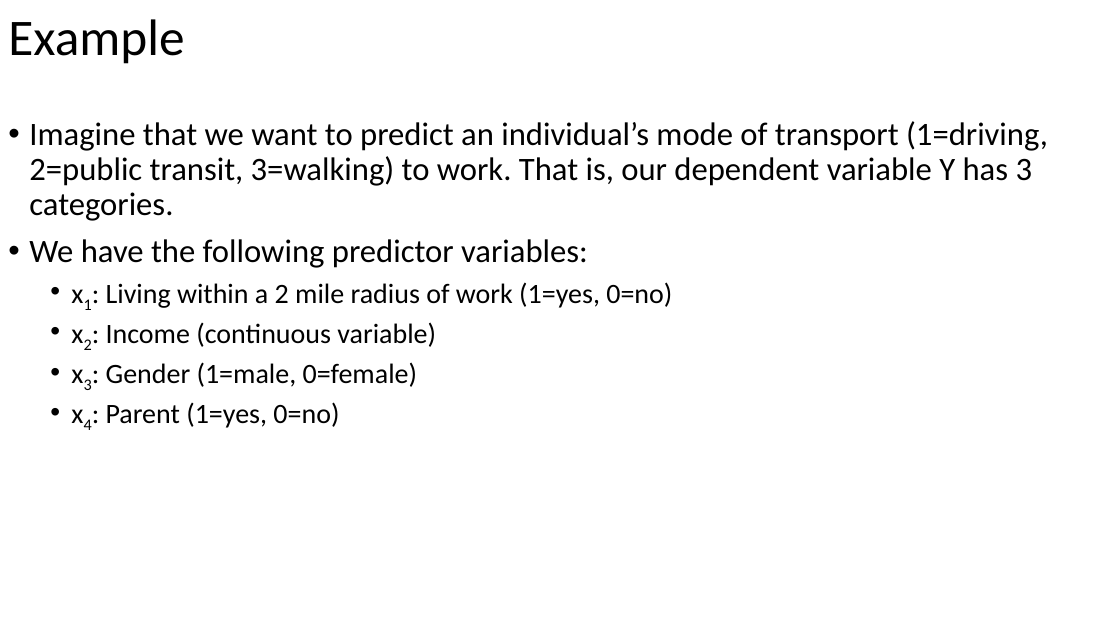
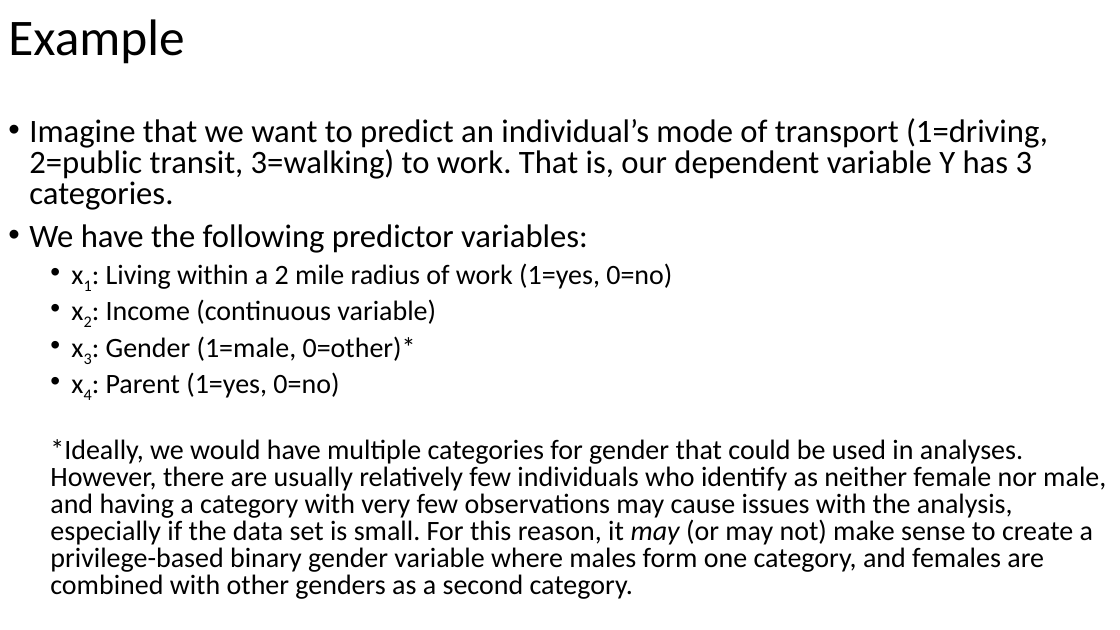
Before and after one commit to EBrusilovskiy/2023_MUSA_5000_GitHub, a slide deck: slide 59 of Class Notes/Lecture 15-17 - Logistic and Multinomial Logistic Regression.pptx. Drawn at 1120x630 pixels with LibreOffice and Linux fonts; fonts in the diff are those of the drawing. Boxes give left, top, right and bottom in pixels: in the first picture for what was removed or moved away, otherwise in the second. Text is boxed around its words. In the diff, an @@ line names an element or a change of style, - is before the commit and + after.

```diff
--- a/Class Notes/Lecture 15-17 - Logistic and Multinomial Logistic Regression.pptx
+++ b/Class Notes/Lecture 15-17 - Logistic and Multinomial Logistic Regression.pptx
@@ text at bbox=[29, 118, 1048, 398]: line spacing 0.9 to 0.8 @@
@@ text at bbox=[106, 336, 416, 361]: text changed @@
-  • x3: Gender (1=male, 0=female)
+  • x3: Gender (1=male, 0=other)*
@@ text at bbox=[50, 439, 1106, 599]: paragraph added @@
+  *Ideally, we would have multiple categories for gender that could be used in analyses. However, there are usually relatively few individuals who identify as neither female nor male, and having a category with very few observations may cause issues with the analysis, especially if the data set is small. For this reason, it may (or may not) make sense to create a privilege-based binary gender variable where males form one category, and females are combined with other genders as a second category.
```
Also in this commit, not shown: 8 other files.
